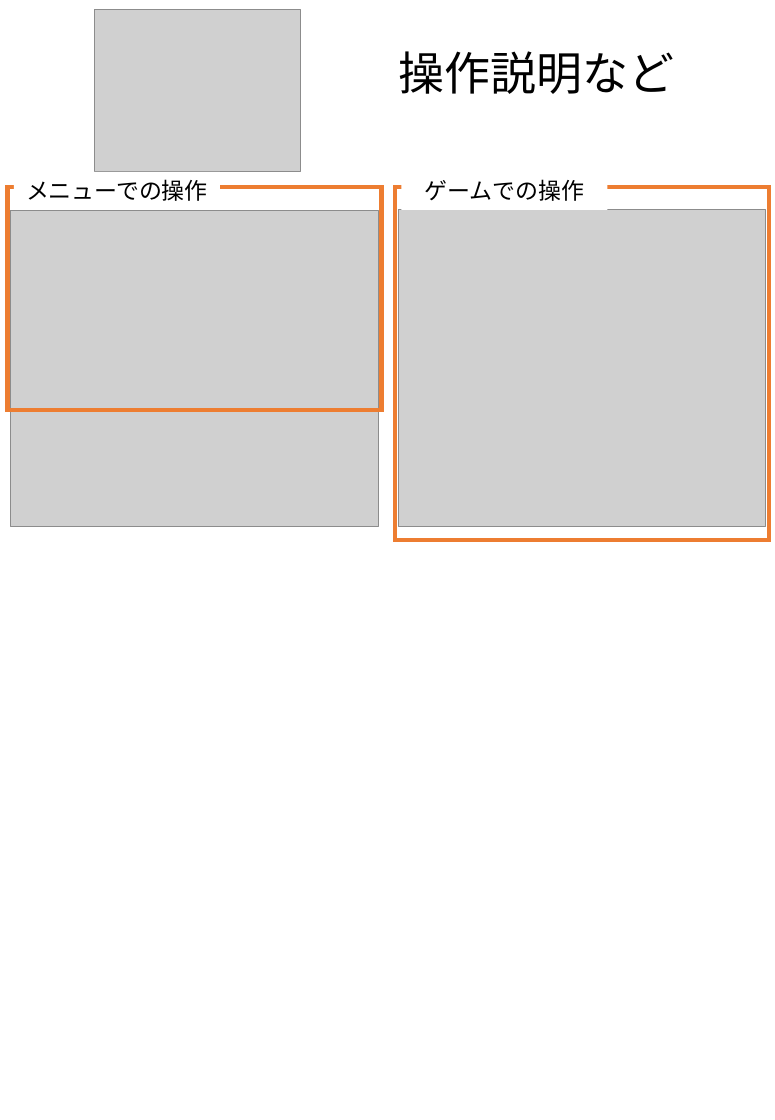
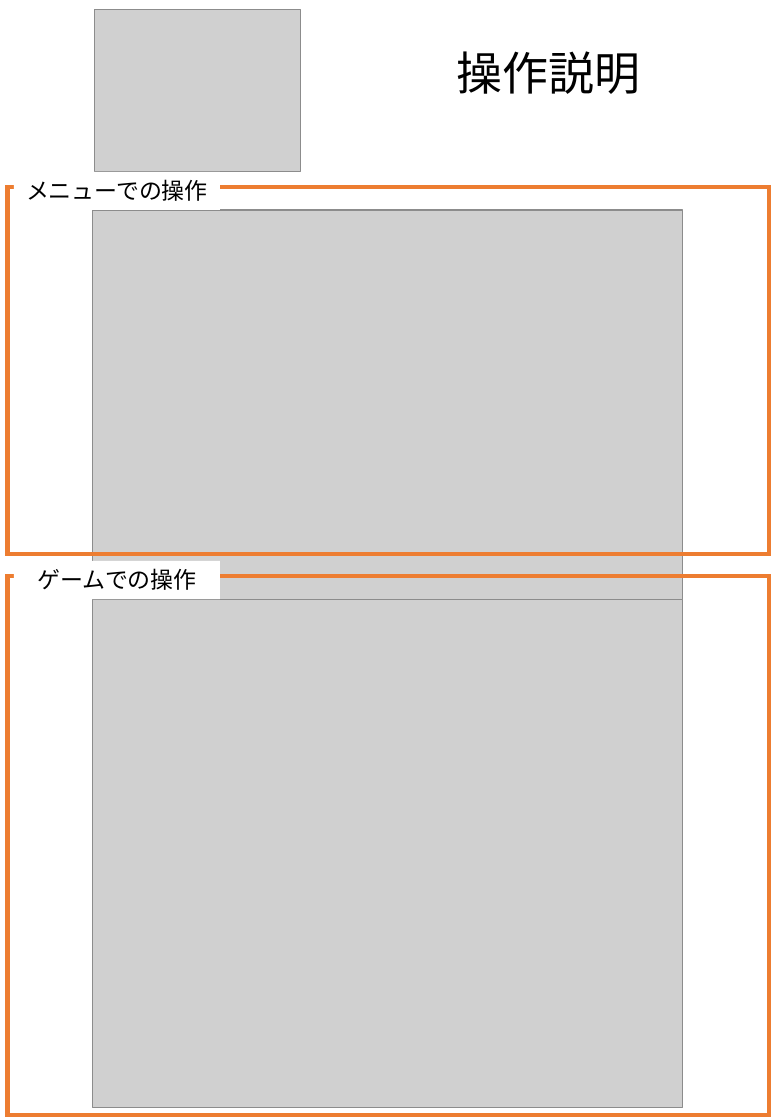
Before and after one commit to ANABUKITGS/TEAMA, a slide deck: slide 1 of 操作説明など/操作説明など.pptx. Drawn at 775x1120 pixels with LibreOffice and Linux fonts; fonts in the diff are those of the drawing; grey boxes stand for pictures. Boxes give left, top, right and bottom in pixels: in the first picture for what was removed or moved away, otherwise in the second. Text is boxed around its words. In the diff, an @@ line names an element or a change of style, - is before the commit and + after.

Commit message:
操作説明など

```diff
--- a/操作説明など/操作説明など.pptx
+++ b/操作説明など/操作説明など.pptx
@@ text at <box>457,51,641,94</box>: text changed @@
-操作説明など
+操作説明
@@ rectangle: place and size @@
-rectangle at <box>7,187,381,410</box>
+rectangle at <box>7,187,769,554</box>
@@ rectangle removed at <box>395,187,769,540</box> @@
@@ picture: place and size @@
-picture at <box>10,210,378,526</box>
+picture at <box>92,210,683,717</box>
@@ picture removed at <box>398,210,766,526</box> @@
@@ rectangle "ゲームでの操作": place and size @@
-rectangle "ゲームでの操作" at <box>402,172,608,210</box>
+rectangle "ゲームでの操作" at <box>14,561,220,599</box>
@@ rectangle added at <box>7,576,769,1115</box>, outline #ED7D31 3 pt @@
@@ picture added at <box>92,599,683,1107</box> @@
```
Also in this commit, not shown: 1 other slide changed, 5 other files.
